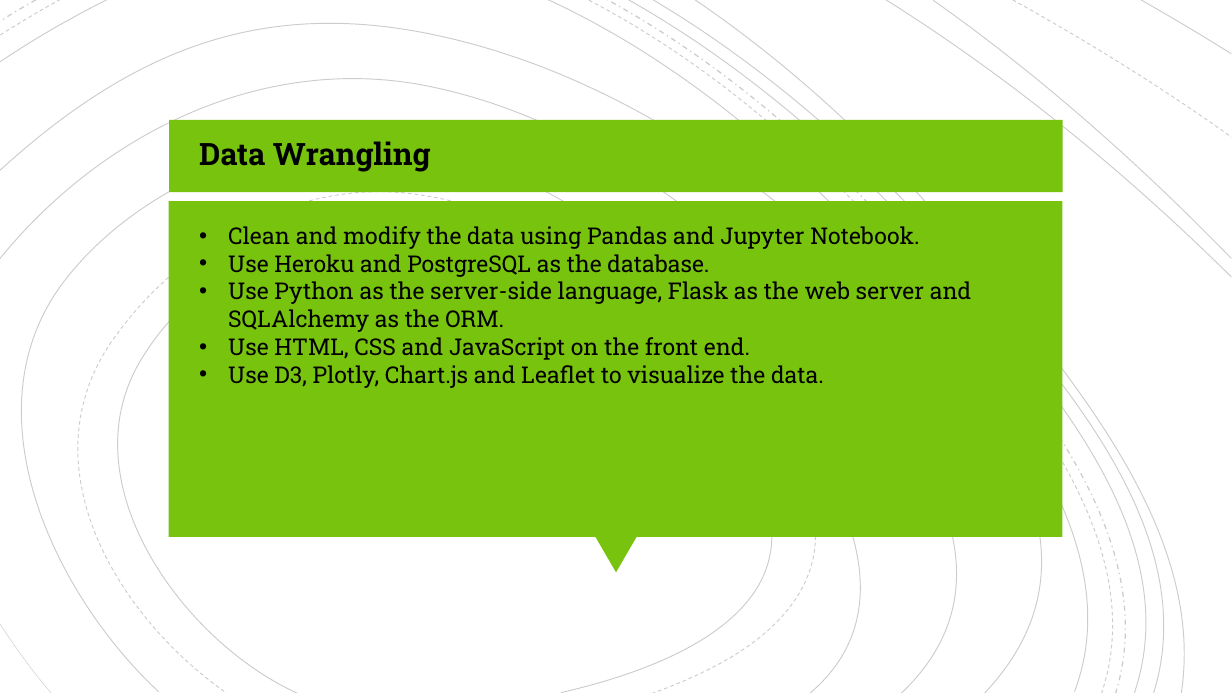
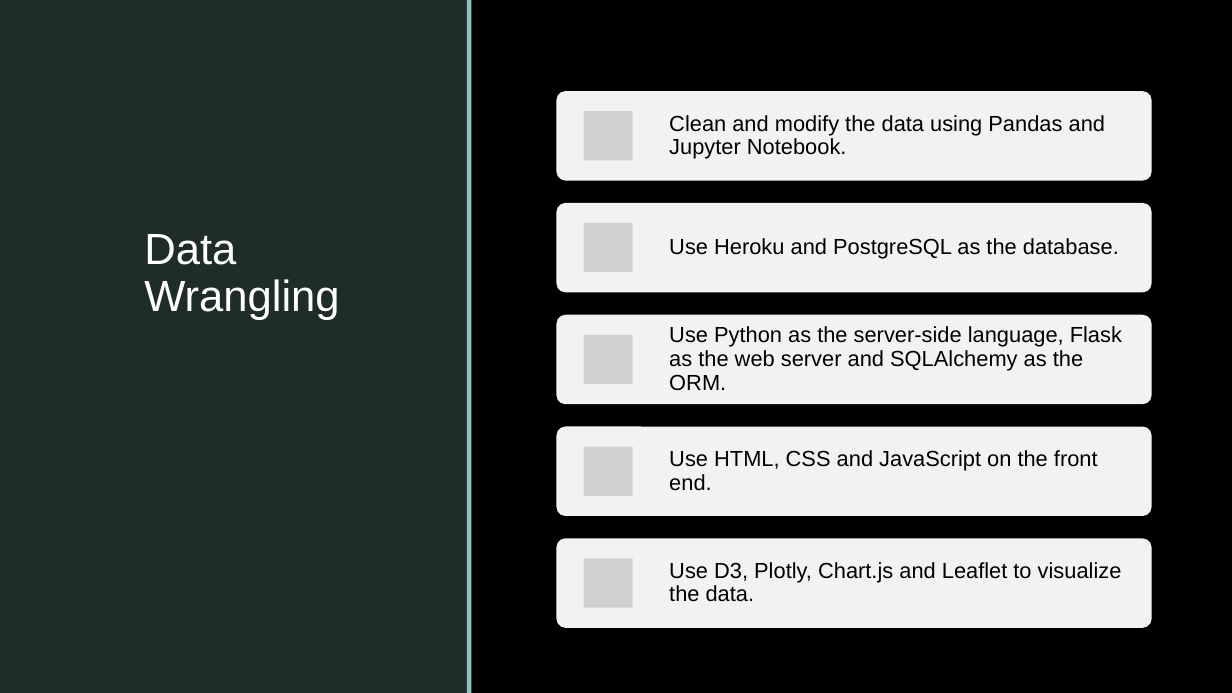
Before and after one commit to nadireag/Green-Energy, a slide deck: slide 5 of Green Energy Presentation.pptx. Drawn at 1232x693 pixels with LibreOffice and Linux fonts; fonts in the diff are those of the drawing; grey boxes stand for pictures; background and template pictures are left out. Boxes give left, top, right and bottom in pixels: in the first picture for what was removed or moved away, otherwise in the second. Text is boxed around its words. In the diff, an @@ line names an element or a change of style, - is before the commit and + after.

```diff
--- a/Green Energy Presentation.pptx
+++ b/Green Energy Presentation.pptx
@@ rectangle added at <box>0,0,97,693</box>, fill #C5FAEB @@
@@ rectangle added at <box>0,0,1232,693</box>, fill #FFFFFF @@
@@ rectangle added at <box>0,0,468,693</box>, fill #1F2D29 @@
@@ rectangle added at <box>97,0,102,693</box>, fill #8EC0C1 @@
@@ rectangle added at <box>102,0,1150,693</box>, fill #C5FAEB at 92% opacity @@
@@ rectangle added at <box>467,0,471,693</box>, fill #8EC0C1 @@
@@ group removed at <box>0,0,1232,693</box>: 19 freeform shapes @@
@@ rectangle added at <box>1150,0,1153,693</box>, fill #8EC0C1 @@
@@ text "Data Wrangling": place and size @@
-text "Data Wrangling" at <box>199,141,431,172</box>
+text "Data Wrangling" at <box>144,234,339,320</box>
@@ text "Data Wrangling" at <box>144,234,339,320</box>: size 24 to 34 pt, font Roboto Slab to Arial, text colour #000000 to #FFFFFF, bold off; line spacing 1 to 0.9; more space between paragraphs @@
@@ rectangle removed at <box>169,120,1063,192</box> @@
@@ rectangle removed at <box>169,201,1063,537</box> @@
@@ text removed at <box>228,226,972,388</box> @@
-• Clean and modify the data using Pandas and Jupyter Notebook.
-• Use Heroku and PostgreSQL as the database.
-• Use Python as the server-side language, Flask as the web server and SQLAlchemy as the ORM.
-• Use HTML, CSS and JavaScript on the front end.
-• Use D3, Plotly, Chart.js and Leaflet to visualize the data.
@@ picture added at <box>287,213,1232,693</box> @@
@@ triangle removed at <box>595,537,637,572</box> @@
@@ group added at <box>556,91,1152,628</box>: 5 rounded rectangles, 5 pictures, 5 texts @@
+Clean and modify the data using Pandas and Jupyter Notebook.
+Use Heroku and PostgreSQL as the database.
+Use Python as the server-side language, Flask as the web server and SQLAlchemy as the ORM.
+Use HTML, CSS and JavaScript on the front end.
+Use D3, Plotly, Chart.js and Leaflet to visualize the data.
```
Also in this commit, not shown: 5 other slides changed, 1 other file.
